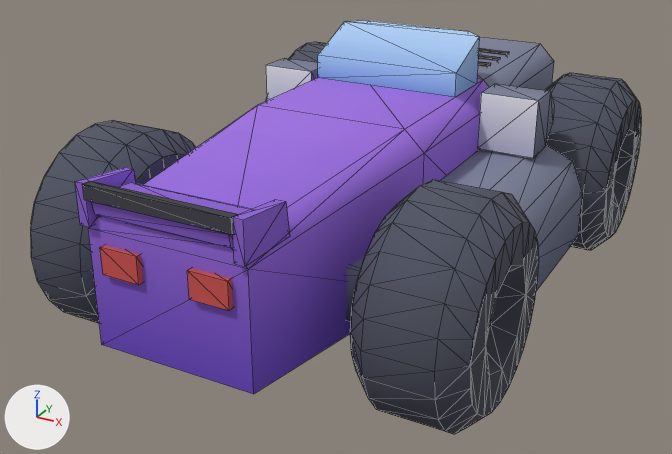
The glTF model public/assets/concepts/rumble-plus.glb as it was, and as the next commit left it.
One viewpoint serves both versions: a 50 mm camera at (0.52, -1.052, 0.586) aimed at (-0.027, -0.057, 0.088). Arrows for +X, +Y and +Z are at lower left; the lights stay in place. The older version comes first. Mesh edges are drawn as thin lines. Where no turn or scale is listed for an object, it has been applied to the vertices. Vertices at exactly the same position are counted once.

In view in the first picture: 'rumble-plus', 'wheel-bl', 'wheel-br', 'wheel-fr' and 2 more.
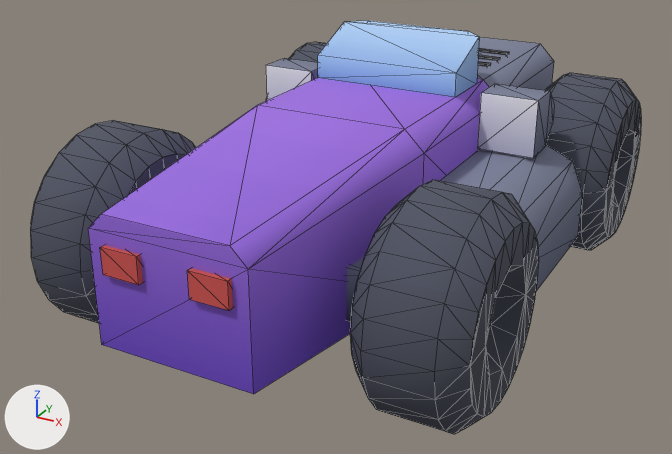
Edits to the bpy script that builds the scene:
```text
Change me_body:
    used by ob_rumble_plus; location = (0.0, 0.0, 0.0)
    remove me_body.from_pydata(...)  # 260 vertices, 432 faces; spans x -0.25..0.25, y -0.447..0.438, z 0.062..0.325
    add me_body.from_pydata(...)  # 212 vertices, 352 faces; spans x -0.25..0.25, y -0.444..0.438, z 0.062..0.325
    me_body part 1: the loose piece of 24 vertices spanning x -0.085..0.085, y -0.444..-0.373, z 0.232..0.257 is deleted
    me_body part 2: the loose piece of 8 vertices spanning x -0.085..0.085, y -0.447..-0.437, z 0.254..0.27 is deleted
    me_body part 3: the loose piece of 8 vertices spanning x -0.096..-0.084, y -0.445..-0.37, z 0.225..0.27 is deleted
    me_body part 4: the loose piece of 8 vertices spanning x 0.084..0.096, y -0.445..-0.37, z 0.225..0.27 is deleted
```

Pixel boxes (x1, y1, x2, y2) of what changed, in the pictures (672 x 454 px):
'rumble-plus', reshaped
    before: (75, 21, 583, 394)
    after: (88, 21, 583, 394)
part 1 of me_body, deleted (purple)
    before: (91, 182, 251, 249)
part 2 of me_body, deleted
    before: (82, 181, 238, 235)
part 3 of me_body, deleted (purple)
    before: (75, 167, 137, 227)
part 4 of me_body, deleted (purple)
    before: (233, 199, 290, 267)
